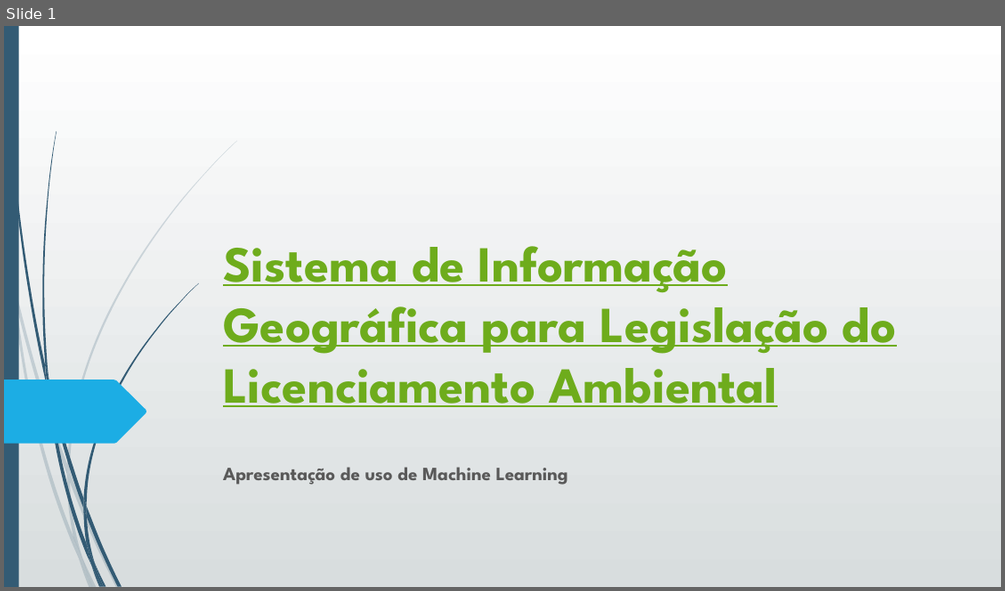
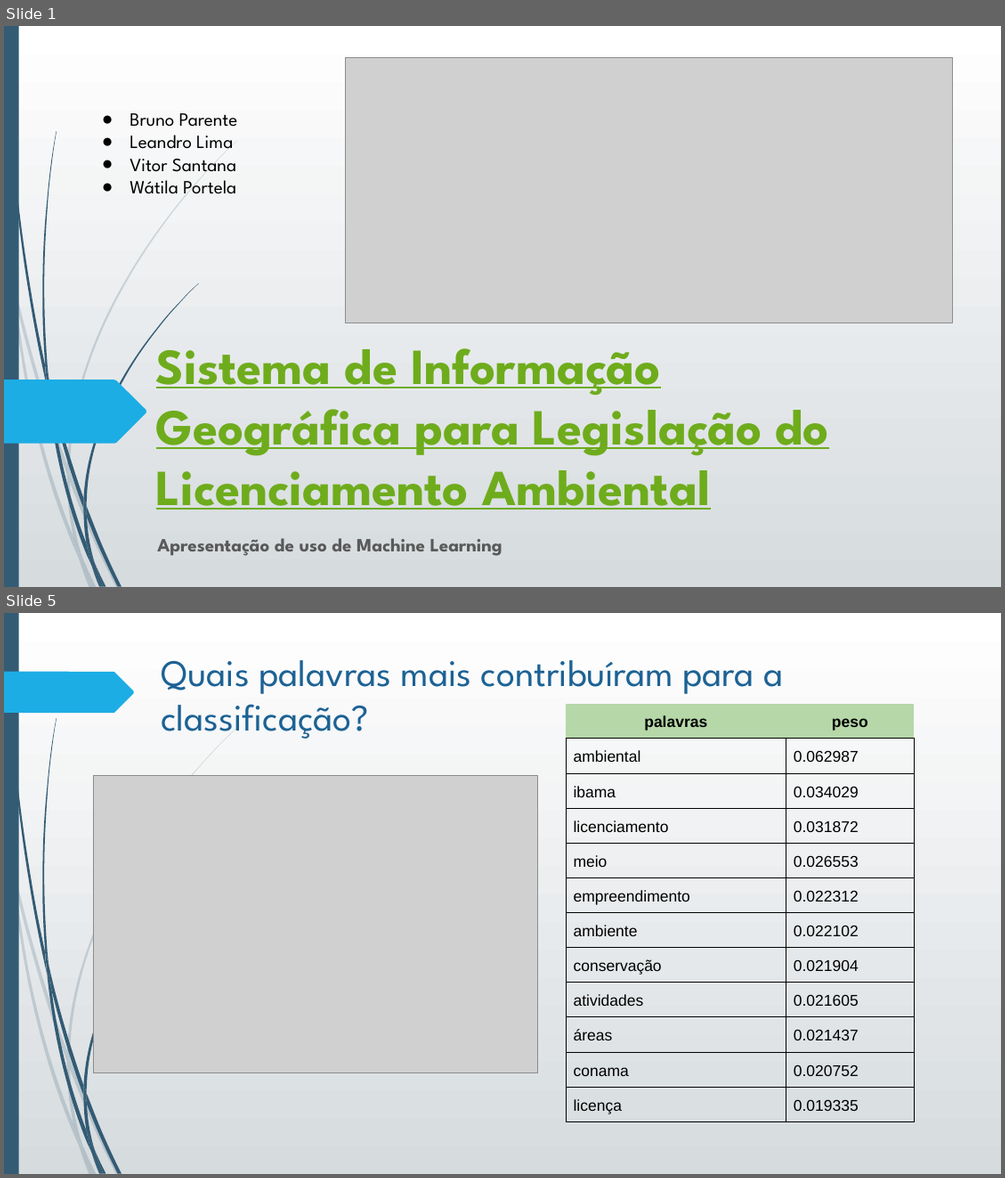
Before and after one commit to leoexcelsus/siglla_phase2, a slide deck: siglla fase2.pptx. Shown one above the other, each under a label of ours: slide 1 before the commit, slides 1 and 5 after it; the slides between them are not shown. The pictures are 1005x591 and 1005x1178 pixels, drawn with LibreOffice and Linux fonts; fonts in the diff are those of the drawing; grey boxes stand for pictures. Boxes give left, top, right and bottom in pixels: in the first picture for what was removed or moved away, otherwise in the second. Text is boxed around its words. In the diff, an @@ line names an element or a change of style, - is before the commit and + after.

```diff
--- a/siglla fase2.pptx
+++ b/siglla fase2.pptx
@@ slide 5 added at <box>4,613,1001,1174</box>, background gradient #FFFFFF to #D6DBDE; not listed: 23 template elements that a slide beside it also shows @@
@@ title added at <box>162,660,783,738</box>, 36 pt, text #1C6294 @@
+Quais palavras mais contribuíram para a classificação?
@@ freeform shape added at <box>4,672,134,713</box>, fill #1CADE4 @@
@@ table added at <box>566,704,914,1118</box>, 12 rows, 2 columns @@
+palavras | peso
+ambiental | 0.062987
+ibama | 0.034029
+licenciamento | 0.031872
+meio | 0.026553
+empreendimento | 0.022312
+ambiente | 0.022102
+conservação | 0.021904
+atividades | 0.021605
+áreas | 0.021437
+conama | 0.020752
+licença | 0.019335
@@ picture added at <box>94,776,538,1073</box> @@
@@ slide 1 changed as well @@
@@ background gradient #FFFFFF to #D7DDE0 to gradient #FFFFFF to #D6DBDE @@
@@ picture added at <box>345,58,952,323</box> @@
@@ text added at <box>129,113,238,199</box>, 18 pt, text #000000 @@
+● Bruno Parente
+● Leandro Lima
+● Vitor Santana
+● Wátila Portela
@@ title "Sistema de Informação Geográfica para ...": place and size @@
-title "Sistema de Informação Geográfica para ..." at <box>223,246,897,407</box>
+title "Sistema de Informação Geográfica para ..." at <box>156,348,829,509</box>
@@ subtitle "Apresentação de uso de Machine ...": place and size @@
-subtitle "Apresentação de uso de Machine ..." at <box>223,467,568,484</box>
+subtitle "Apresentação de uso de Machine ..." at <box>157,538,502,556</box>
@@ subtitle "Apresentação de uso de Machine ..." at <box>157,538,502,556</box>: less space between paragraphs @@
```
Also in this commit, not shown: 2 other slides changed, 6 other slides added, 3 slides removed.
